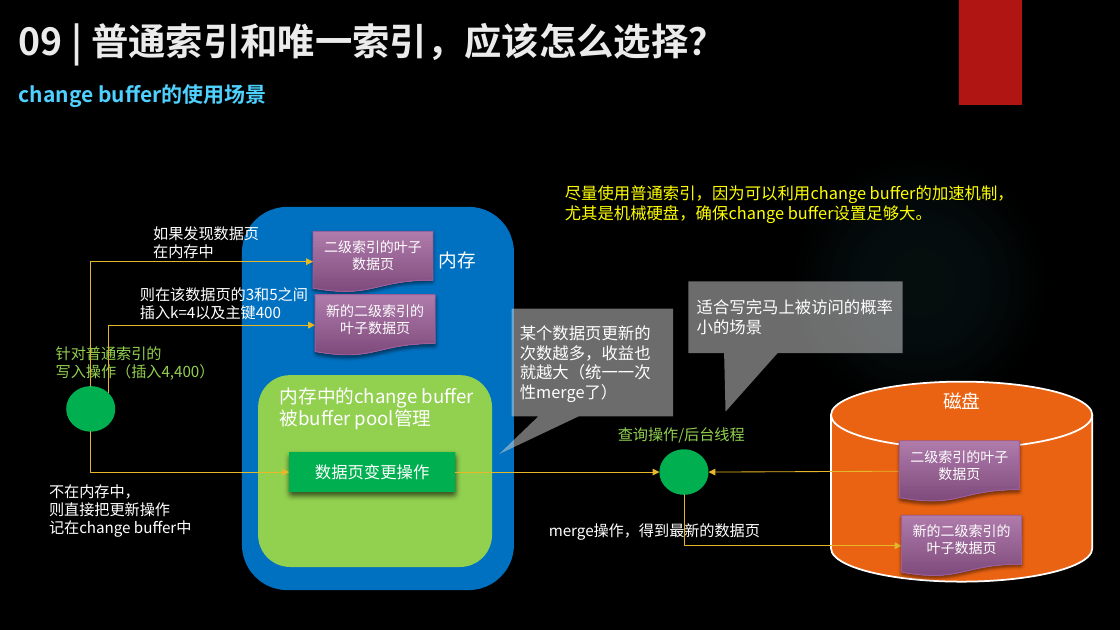
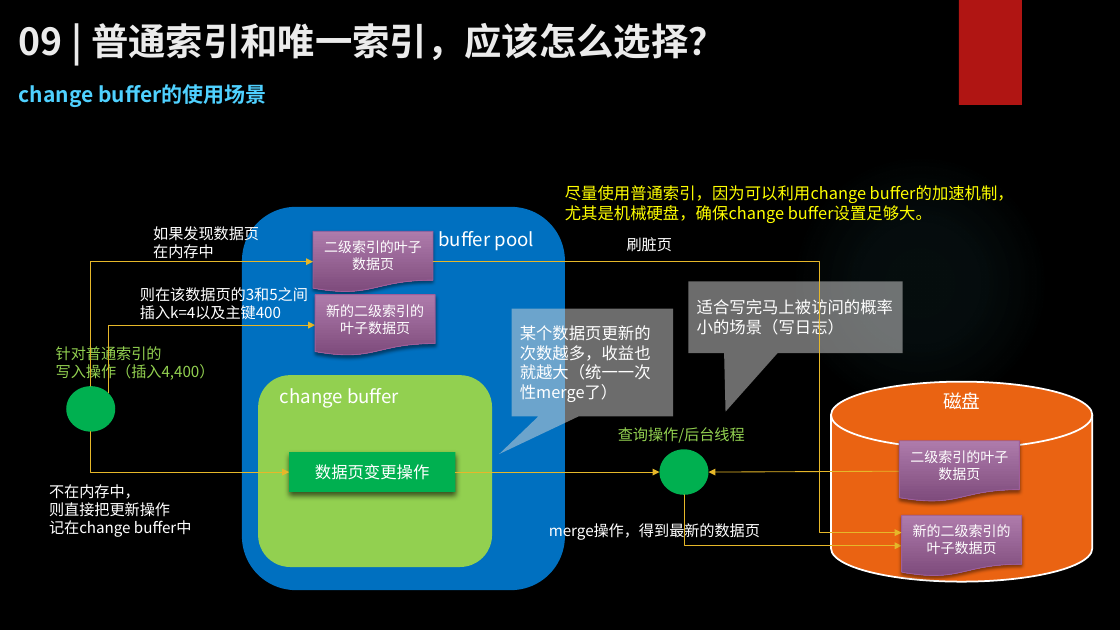
Before and after one commit to zhangkekf/reading-notes, a slide deck: slide 6 of MySQL实战/09普通索引和唯一索引，应该怎么选择？.pptx. Drawn at 1120x630 pixels with LibreOffice and Linux fonts; fonts in the diff are those of the drawing; background and template pictures are left out. Boxes give left, top, right and bottom in pixels: in the first picture for what was removed or moved away, otherwise in the second. Text is boxed around its words. In the diff, an @@ line names an element or a change of style, - is before the commit and + after.

Commit message:
fix change buffer wrong desc

```diff
--- a/MySQL实战/09普通索引和唯一索引，应该怎么选择？.pptx
+++ b/MySQL实战/09普通索引和唯一索引，应该怎么选择？.pptx
@@ rounded rectangle: place and size @@
-rounded rectangle at bbox=[242, 207, 514, 590]
+rounded rectangle at bbox=[242, 207, 565, 590]
@@ text at bbox=[438, 231, 534, 251]: text changed @@
-内存
+buffer pool
@@ text added at bbox=[627, 237, 672, 252], 13 pt, text #FFFFFF @@
+刷脏页
@@ elbow arrow added from (434, 262) to (902, 533), #E6B729 0.75 pt @@
@@ text in speech box at bbox=[697, 297, 893, 339]: text changed @@
-适合写完马上被访问的概率小的场景
+适合写完马上被访问的概率小的场景（写日志）
@@ text at bbox=[280, 388, 399, 408]: text changed @@
-内存中的change buffer
-被buffer pool管理
+change buffer
```
Also in this commit, not shown: 4 other slides changed.
